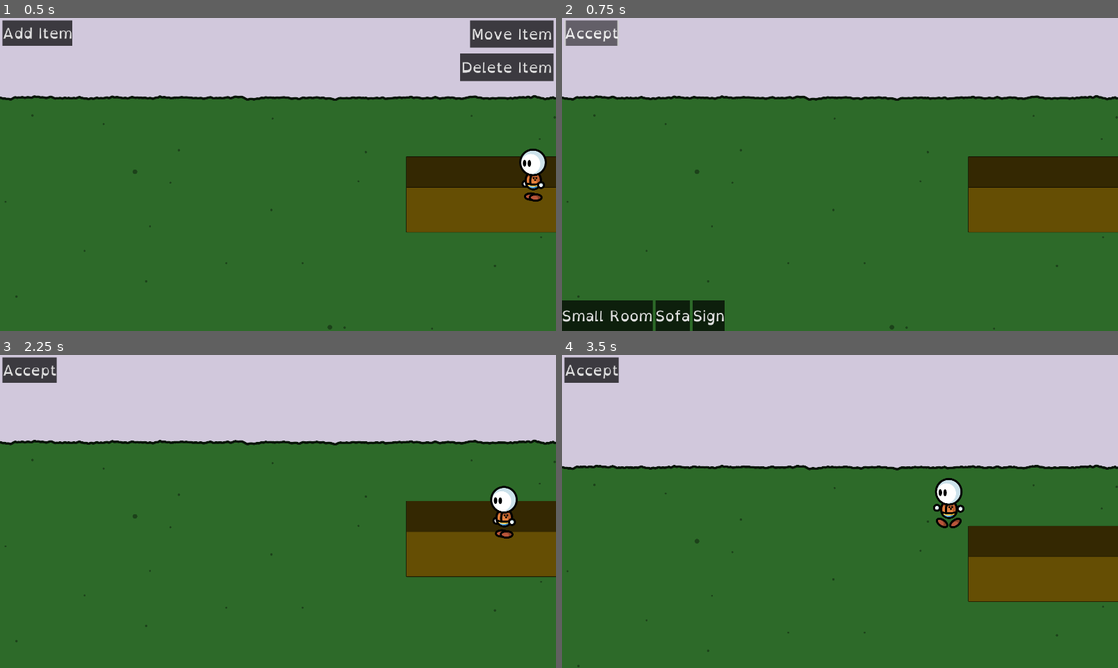
Above: before the commit, frames 1-4 (two rows, left to right).
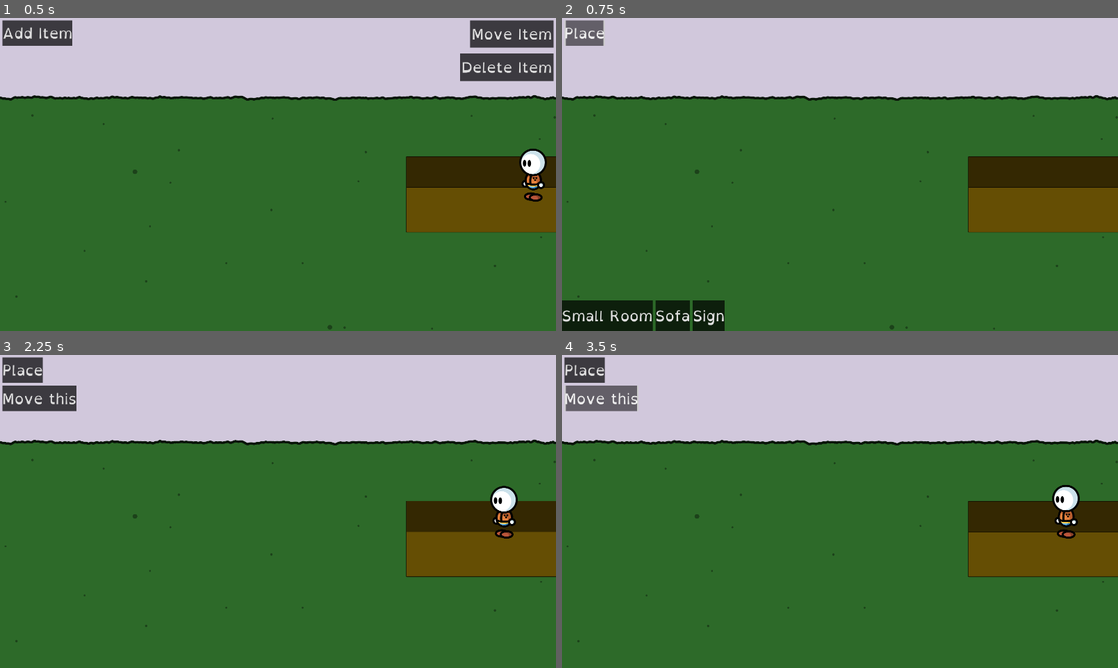
Above: after the commit, the same moments.

Repository: fupicat/szabandoned-0
Game: Godot game, scene res://Scenes/Places/House.tscn
The game is run twice, just before and just after one commit, with the same random seed, the same clock (stepped at 60 frames per second) and the same inputs.
Inputs (mouse positions are in pixels of both pictures, inside the frame that each line leads up to):
- Up to frame 1 (0.5 s): no input
- Up to frame 2 (0.75 s): click "Add Item" at 0.5 s
- Up to frame 3 (2.25 s): click "Accept" (after the commit: "Place") at 1.25 s; click "Move Item" at 2 s
- Up to frame 4 (3.5 s): click (600, 398) at 2.75 s, where only the run after the commit has a clickable "Move this"

Frame 1 is identical in both runs. In frame 2, 0.3% of the frame differs, in the area x 0-10%, y 0-9%; in frame 3, 1.3%; in frame 4, 18%, in the area x 0-100%, y 0-100%.

Commit message:
Completed edit mode w/ mouse

Diff:
--- a/Scenes/Places/House.tscn
+++ b/Scenes/Places/House.tscn
@@ -98,7 +98,6 @@
 shape = SubResource( 4 )
 
 [node name="HouseUI" type="CanvasLayer" parent="."]
-editor/display_folded = true
 script = ExtResource( 6 )
 
 [node name="UI" type="Control" parent="HouseUI"]
@@ -114,6 +113,14 @@
 margin_bottom = 28.0
 mouse_default_cursor_shape = 2
 text = "Add Item"
+
+[node name="Select" type="Button" parent="HouseUI/UI"]
+margin_left = 8.0
+margin_top = 106.0
+margin_right = 250.0
+margin_bottom = 194.0
+mouse_default_cursor_shape = 2
+text = "Select"
 
 [node name="Move" type="Button" parent="HouseUI/UI"]
 anchor_left = 1.0
@@ -170,6 +177,7 @@
 [connection signal="body_exited" from="Grama/PlacentUp" to="." method="_on_PlacentUp_body_exited"]
 [connection signal="body_entered" from="ToTown" to="." method="_on_Exit_body_entered"]
 [connection signal="pressed" from="HouseUI/UI/Mode" to="HouseUI" method="_on_Mode_pressed"]
+[connection signal="pressed" from="HouseUI/UI/Select" to="HouseUI" method="_on_Select_pressed"]
 [connection signal="pressed" from="HouseUI/UI/Move" to="HouseUI" method="_on_Move_pressed"]
 [connection signal="pressed" from="HouseUI/UI/Delete" to="HouseUI" method="_on_Delete_pressed"]
 [connection signal="pressed" from="HouseUI/UI/Items/H/SmallRoom" to="HouseUI" method="_on_SmallRoom_pressed"]
--- a/Scripts/Places/House.gd
+++ b/Scripts/Places/House.gd
@@ -67,8 +67,11 @@
         $HouseUI/UI/Delete.show()
         move_mode = false
         delete_mode = false
+        $HouseUI/UI/Select.hide()
     else:
-        $HouseUI/UI/Mode.text = "Accept"
+        $HouseUI/UI/Mode.text = "Place"
+        if delete_mode:
+            $HouseUI/UI/Mode.text = "Back"
         $HouseUI/UI/Items.show()
         edit_mode = true
         old_xy = $Player.global_position
@@ -83,6 +86,11 @@
             $Player.show()
         $HouseUI/UI/Move.hide()
         $HouseUI/UI/Delete.hide()
+        $HouseUI/UI/Select.text = 'Move this'
+        if move_mode or delete_mode:
+            $HouseUI/UI/Select.show()
+            if delete_mode:
+                $HouseUI/UI/Select.text = 'Delete this'
 
     return true
 
--- a/Scripts/UI/HouseUI.gd
+++ b/Scripts/UI/HouseUI.gd
@@ -4,6 +4,7 @@
 
 func _ready():
     $UI/Items.hide()
+    $UI/Select.hide()
     for node in $UI.get_children():
         if node is Button:
             node.connect('mouse_entered', $".", '_on_mouse_entered')
@@ -43,3 +44,9 @@
 func _on_mouse_exited():
     get_parent().on_UI = false
     print(get_parent().on_UI)
+
+func _on_Select_pressed():
+    if get_parent().move_mode:
+        get_parent().move_obj()
+    elif get_parent().delete_mode:
+        get_parent().delete_obj()
